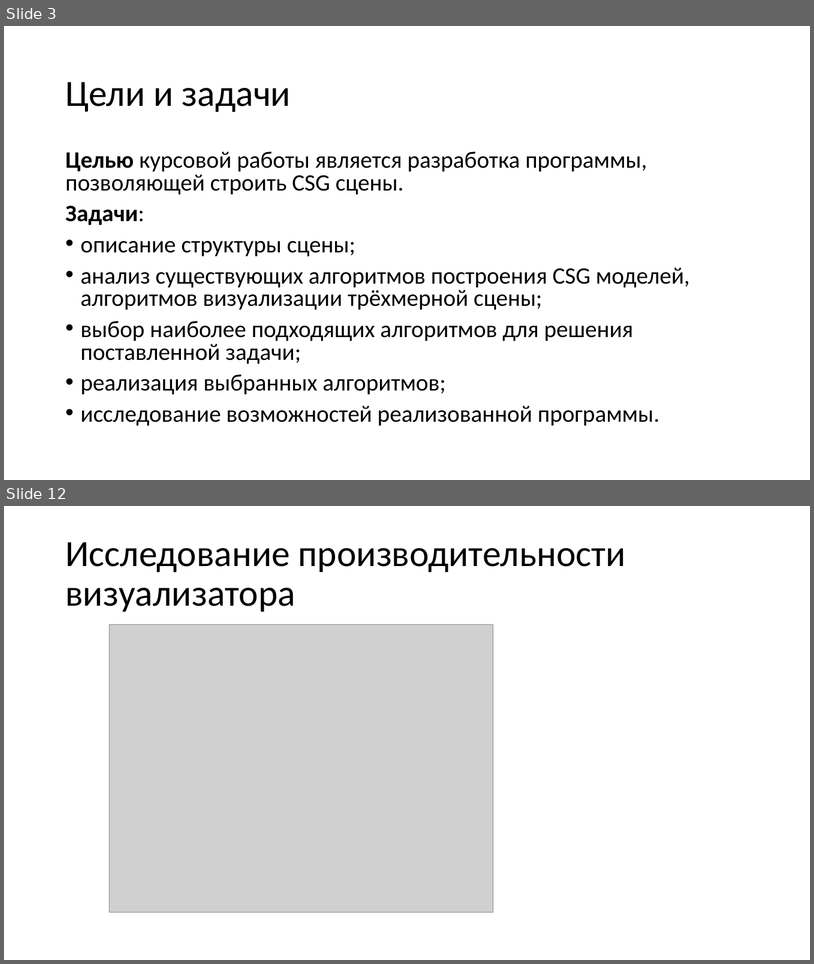
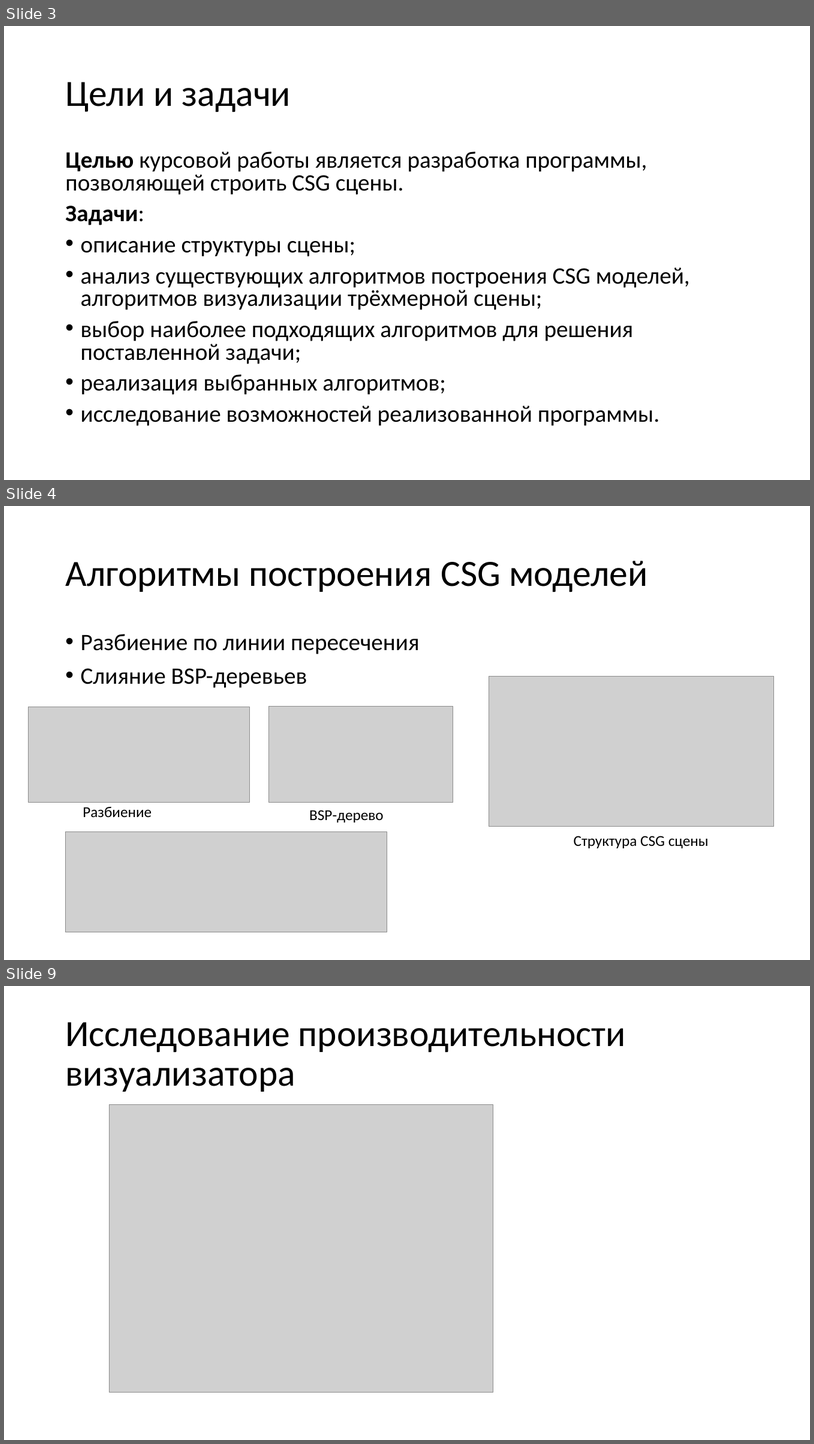
Before and after one commit to RomanQed/csg, a slide deck: docs/Курсовая_Презентация.pptx. Shown one above the other, each under a label of ours: slides 3 and 12 before the commit, slides 3, 4 and 9 after it; the slides between them are not shown. The pictures are 814x964 and 814x1444 pixels, drawn with LibreOffice and Linux fonts; fonts in the diff are those of the drawing; grey boxes stand for pictures. Boxes give left, top, right and bottom in pixels: in the first picture for what was removed or moved away, otherwise in the second. Text is boxed around its words. In the diff, an @@ line names an element or a change of style, - is before the commit and + after.

```diff
--- a/docs/Курсовая_Презентация.pptx
+++ b/docs/Курсовая_Презентация.pptx
@@ slide 4 added at (4,506,810,960), background #FFFFFF @@
@@ title added at (65,561,648,592), 44 pt, text #000000 @@
+Алгоритмы построения CSG моделей
@@ text added at (81,634,419,688), 28 pt, text #000000 @@
+• Разбиение по линии пересечения
+• Слияние BSP-деревьев
@@ picture added at (489,676,775,826) @@
@@ picture added at (28,706,249,802) @@
@@ picture added at (269,706,453,802) @@
@@ text added at (83,807,152,817), 18 pt, text #000000 @@
+Разбиение
@@ text added at (309,810,383,822), 18 pt, text #000000 @@
+BSP-дерево
@@ picture added at (66,832,387,932) @@
@@ text added at (574,835,709,848), 18 pt, text #000000 @@
+Структура CSG сцены
@@ what was slide 12 is now slide 9 @@
```
Also in this commit, not shown: 4 slides changed, 4 slides removed, 2 other files.
